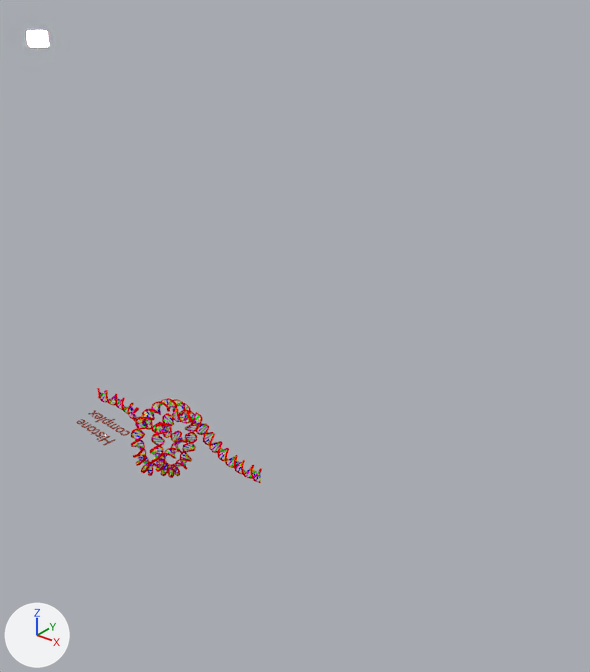
The Blender file DNACartoon.blend as it was, and as the next commit left it.
Camera for both pictures: a 50 mm lens placed at (96.6, -75.8, 74.1), pointed at (35.2, 1.0, 26.5). The axes (+X, +Y, +Z) are drawn at lower left. The lights are the same throughout.

The first picture shows 'Helix.001'.
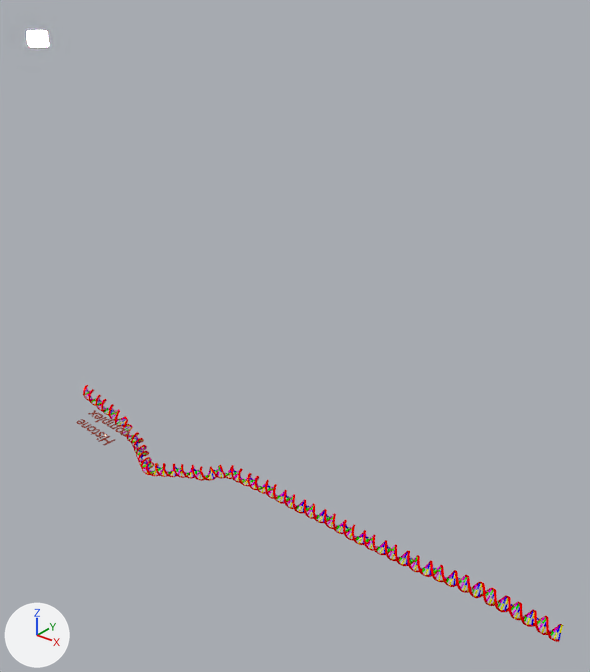
Boxes [x1, y1, x2, y2] around the edits, measured in the pictures (590 x 672 px):
'Helix.001', reshaped (190% wider, 169% taller)
    before: [97, 388, 262, 483]
    after: [83, 385, 563, 642]

Diff of the bpy script that builds the scene:
```diff
--- a/DNACartoon.blend.py
+++ b/DNACartoon.blend.py
@@ cu_beziercurve @@
 _sp = cu_beziercurve.splines.new('BEZIER'); _sp.bezier_points.add(10)
-_sp.bezier_points.foreach_set('co', [-6.327, -0.271, 1.316, -1.097, 0.969, 0.296, 3.854, 1.959, -1.573, 4.292, -2.127, -1.928, 4.11, -2.971, 2.055, 4.418, 1.235, 2.916, 5.386, 1.303, -1.623, 6.232, -2.911, 0.562, 6.679, -0.206, 3.469, 8.804, 0.257, 2.434, 13.96, 0.307, 0.666])
-_sp.bezier_points.foreach_set('handle_left', [-7.022, -0.297, 1.441, -3.54, 1.676, 0.643, 3.339, 3.2, -1.402, 4.116, -1.227, -2.22, 4.531, -3.775, 1.116, 4.235, -0.255, 4.068, 4.719, 3.055, -0.0833, 6.27, -2.738, -1.182, 4.942, -0.369, 3.293, 7.476, 0.268, 3.577, 12.21, 0.274, 0.555])
-_sp.bezier_points.foreach_set('handle_right', [-5.979, -0.258, 1.253, 1.346, 0.262, -0.0508, 4.234, 1.042, -1.7, 4.469, -3.027, -1.635, 3.688, -2.166, 2.994, 4.601, 2.726, 1.764, 6.052, -0.449, -3.163, 6.193, -3.083, 2.306, 8.415, -0.044, 3.645, 10.13, 0.247, 1.29, 15.71, 0.34, 0.778])
+_sp.bezier_points.foreach_set('co', [-8.024, 0.0978, 1.316, -3.68, -0.0277, 0.296, -0.317, 0.0396, -1.573, 4.292, -2.127, -1.928, 9.279, -1.052, -0.751, 12.67, 0.0397, -0.0175, 16.93, -0.0698, 0.162, 22.98, 0.145, -0.139, 28.73, -0.0735, 0.0358, 34.54, 0.0902, 0.239, 40.23, -0.0889, 0.119])
+_sp.bezier_points.foreach_set('handle_left', [-8.72, 0.072, 1.441, -6.223, 0.0375, 0.643, -1.66, 0.07, -1.402, 3.378, -2.052, -2.22, 7.99, -1.233, -0.859, 10.78, 0.0948, -0.015, 14.51, -0.0284, 0.299, 21.24, 0.318, -0.104, 26.98, -0.0589, 0.0594, 32.82, -0.111, 0.52, 38.5, 0.153, 0.00705])
+_sp.bezier_points.foreach_set('handle_right', [-7.677, 0.111, 1.253, -1.138, -0.0928, -0.0508, 0.675, 0.0172, -1.7, 5.206, -2.203, -1.635, 10.57, -0.87, -0.643, 14.56, -0.0153, -0.02, 19.35, -0.111, 0.0255, 24.73, -0.0277, -0.174, 30.48, -0.0882, 0.0121, 36.26, 0.291, -0.043, 41.97, -0.331, 0.23])
 for _p, _l, _r in zip(_sp.bezier_points, ['ALIGNED', 'ALIGNED', 'ALIGNED', 'ALIGNED', 'ALIGNED', 'ALIGNED', 'ALIGNED', 'ALIGNED', 'ALIGNED', 'ALIGNED', 'ALIGNED'], ['ALIGNED', 'ALIGNED', 'ALIGNED', 'ALIGNED', 'ALIGNED', 'ALIGNED', 'ALIGNED', 'ALIGNED', 'ALIGNED', 'ALIGNED', 'ALIGNED']): _p.handle_left_type = _l; _p.handle_right_type = _r
```
